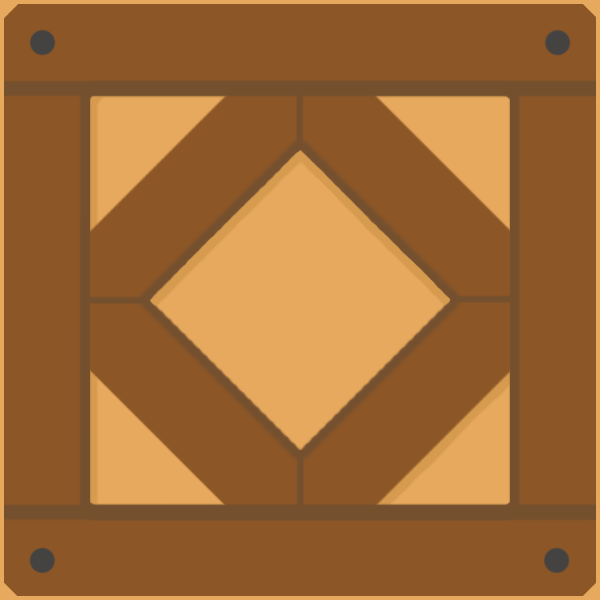
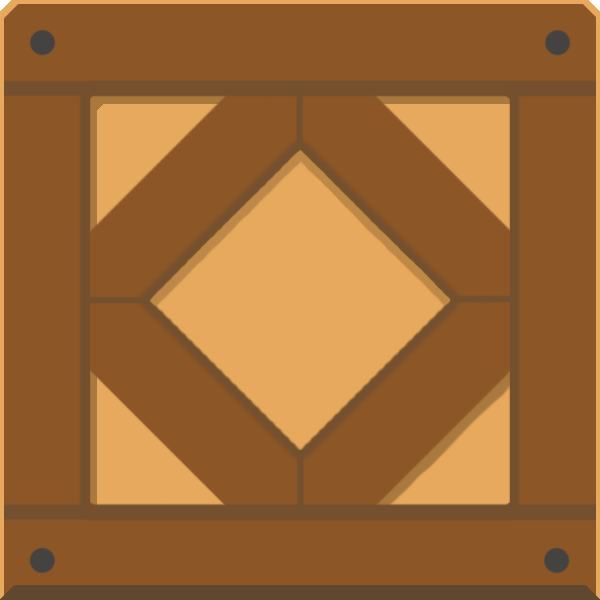
Comparing the layer stacks of the two w=600, h=600 images. Changes:
added layer "Outer Wood Shadow" above "Surrounding no bottom" over [0, 585, 600, 600]
added layer "Surrounding no bottom" above "Surrounding Sand" over [0, 0, 600, 600]
renamed "Top Sand" to "Surrounding Sand", hid it over [0, 0, 600, 600]
painted on "Inner Sand Details" over [150, 150, 451, 307]
painted on "Sand Details" over [90, 95, 510, 505]
painted on "Sand smooth" over [0, 0, 600, 11]
